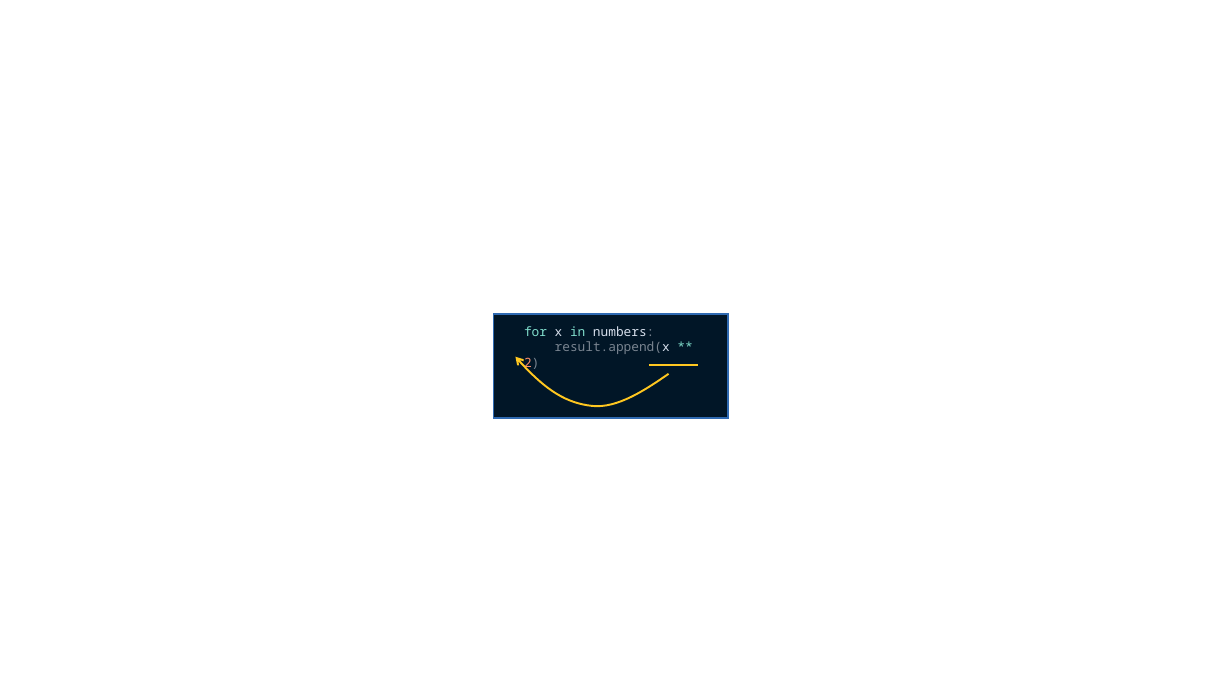
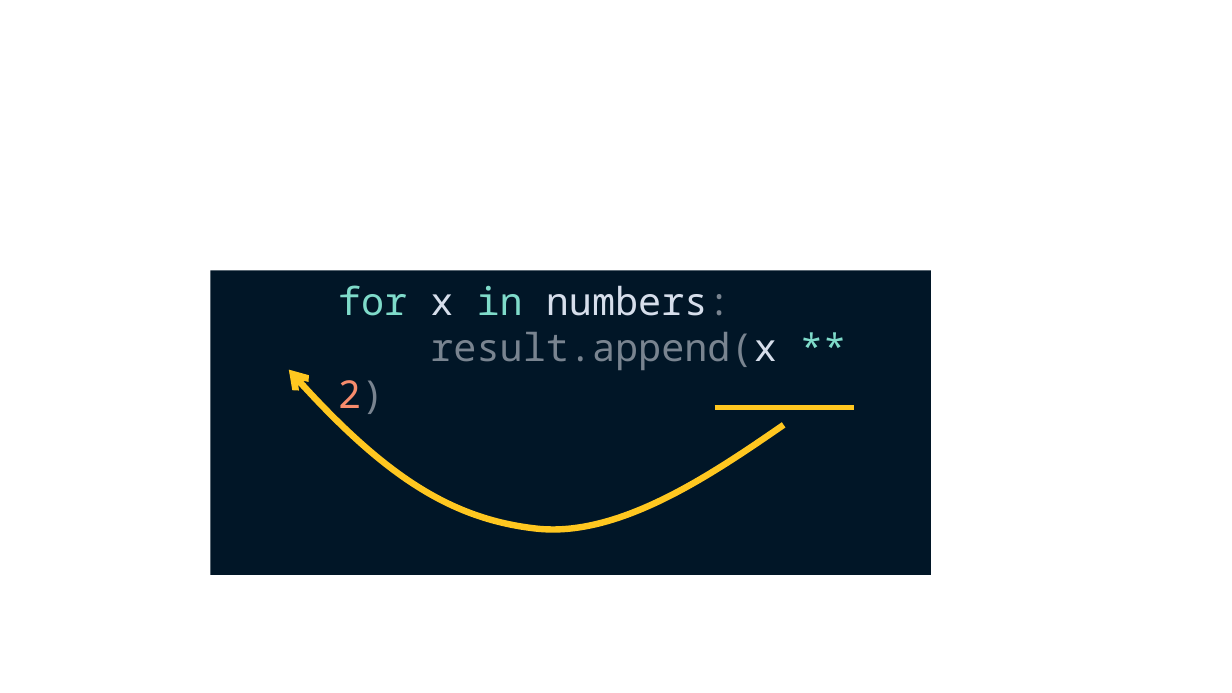
Before and after one commit to Sup2point0/pycobytes, a slide deck: slide 7 of assets/pycobytes.pptx. Drawn at 1232x693 pixels with LibreOffice and Linux fonts; fonts in the diff are those of the drawing. Boxes give left, top, right and bottom in pixels: in the first picture for what was removed or moved away, otherwise in the second. Text is boxed around its words. In the diff, an @@ line names an element or a change of style, - is before the commit and + after.

```diff
--- a/assets/pycobytes.pptx
+++ b/assets/pycobytes.pptx
@@ rectangle: place and size @@
-rectangle at box(494, 314, 728, 418)
+rectangle at box(211, 271, 932, 576)
@@ rectangle at box(211, 271, 932, 576): outline #2F6BB2 1 pt to none @@
@@ text "for x in numbers:": place and size @@
-text "for x in numbers:" at box(524, 326, 670, 370)
+text "for x in numbers:" at box(338, 285, 776, 418)
@@ text "for x in numbers:" at box(338, 285, 776, 418): size 10 to 30 pt @@
@@ freeform shape: place and size @@
-freeform shape at box(516, 357, 669, 407)
+freeform shape at box(289, 370, 785, 530)
@@ freeform shape at box(289, 370, 785, 530): outline #FFC720 1.5 pt to #FFC720 5 pt @@
@@ line moved from (649, 365) - (699, 365) to (714, 408) - (854, 408) @@
@@ line (714, 408) - (854, 408): stroke #FFC720 1 pt to #FFC720 4 pt @@
```
Also in this commit, not shown: 1 other file.
